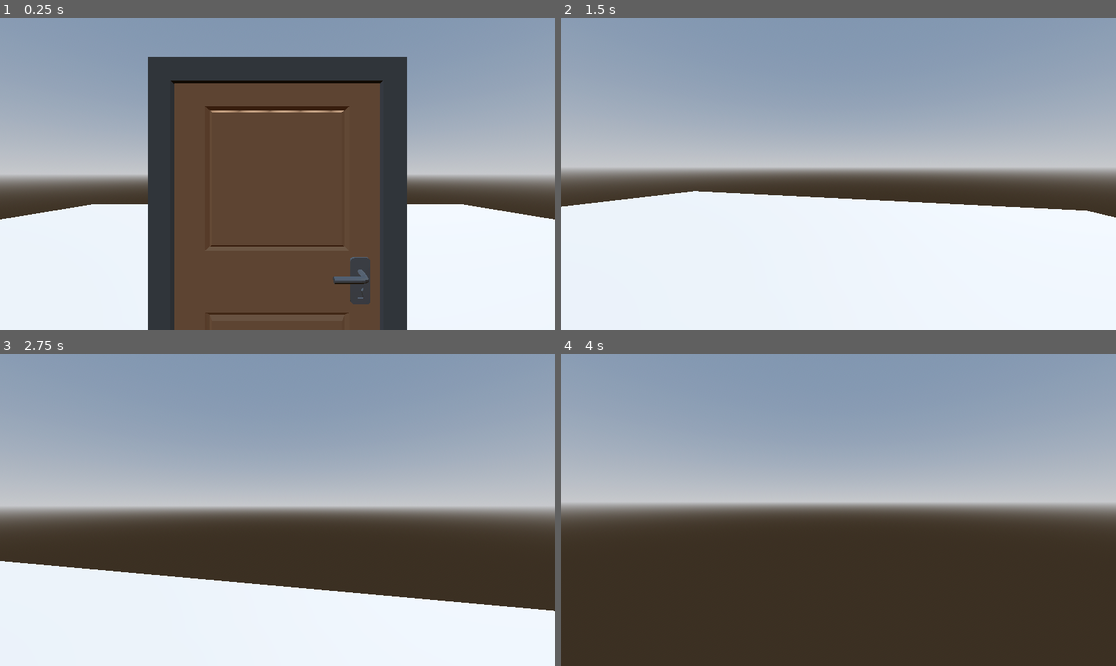
Above: before the commit, frames 1-4 (two rows, left to right).
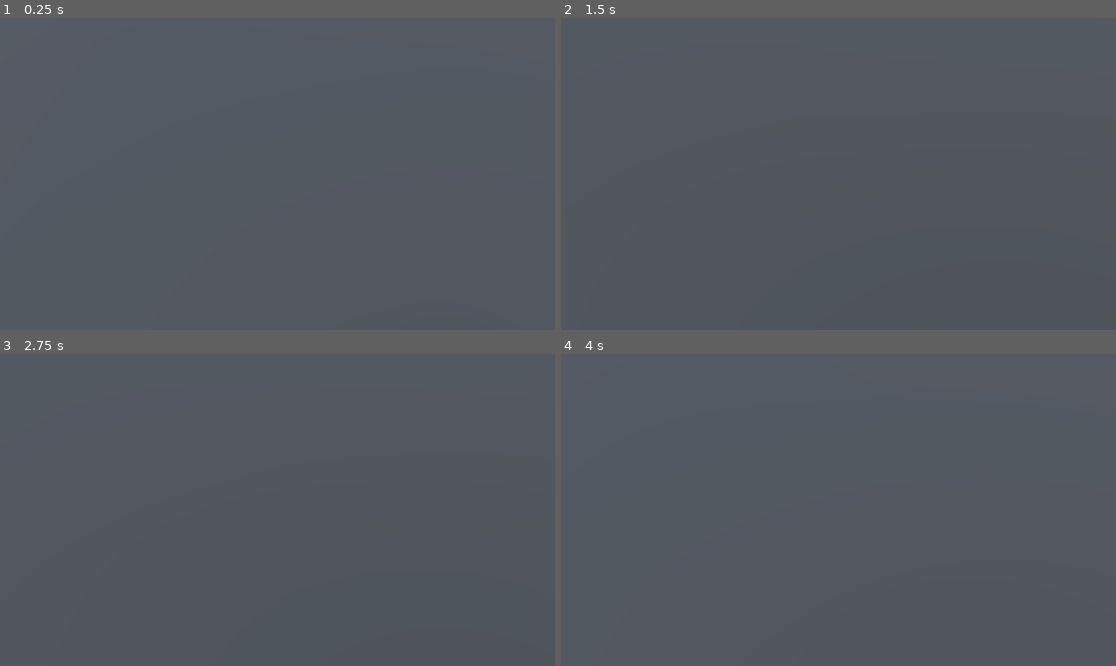
Above: after the commit, the same moments.

Repository: Matteo-Grellier/Dont-go-through-that-door
Game: Godot game, scene res://Scenes/dev-door.tscn
Two runs of this game, one before a commit and one after it. Both use one fixed random seed, a clock stepped at 60 frames per second and the inputs below. The project has no main scene, so this scene is started directly.
Inputs (mouse positions are in pixels of both pictures, inside the frame that each line leads up to):
- Up to frame 1 (0.25 s): no input
- Up to frame 2 (1.5 s): tap Enter (ui_accept) at 0.5, 0.77 s; move the mouse to (960, 158) at 0.52 s; hold D (right) 0.53-1.28 s; click (960, 158) at 0.6 s; move the mouse to (810, 174) at 1.27 s; hold W (forward) from 1.28 s (still down); click (810, 174) at 1.35 s
- Up to frame 3 (2.75 s): keep holding W (forward); tap Enter (ui_accept) at 1.52 s; move the mouse to (288, 503) at 2.02 s; click (288, 503) at 2.1 s
- Up to frame 4 (4 s): keep holding W (forward); move the mouse to (832, 516) at 2.77 s; click (832, 516) at 2.85 s; tap Enter (ui_accept) at 3.02, 3.5, 3.77 s; move the mouse to (877, 513) at 3.52 s; click (877, 513) at 3.6 s

The runs differ from the first frame. In frame 1, 99% of the frame differs, in the area x 0-100%, y 0-100%; in frame 2, 99%; in frame 3, 99%; in frame 4, 99%.

Commit message:
:lipstick: Add sobel filter

Diff:
--- /dev/null
+++ b/Ressources/Shaders/sobelFilter.gdshader
@@ -0,0 +1,85 @@
+shader_type spatial;
+render_mode unshaded, depth_draw_opaque, depth_prepass_alpha;
+
+// Inspired by https://godotshaders.com/shader/3d-pixel-art-outline-highlight-post-processing-shader/
+
+uniform sampler2D DEPTH_TEXTURE : hint_depth_texture, filter_linear_mipmap;
+uniform sampler2D SCREEN_TEXTURE : hint_screen_texture, filter_linear_mipmap;
+uniform sampler2D NORMAL_TEXTURE : hint_normal_roughness_texture, filter_nearest;
+
+
+uniform vec3 shadow_color : source_color = vec3(0.0);
+uniform float shadow_thickness = 1.0;
+
+vec2 getDepth(vec2 screen_uv, sampler2D depth_texture, mat4 inv_projection_matrix){
+	float raw_depth = texture(depth_texture, screen_uv)[0];
+	vec3 normalized_device_coordinates = vec3(screen_uv * 2.0 - 1.0, raw_depth);
+    vec4 view_space = inv_projection_matrix * vec4(normalized_device_coordinates, 1.0);
+	view_space.xyz /= view_space.w;
+	return vec2(-view_space.z, raw_depth);
+}
+
+
+void fragment() {
+	vec2 e = vec2(1./VIEWPORT_SIZE.xy)*1.0;
+
+	float depth_diff = 0.0;
+	float neg_depth_diff = .5;
+
+	vec2 depth_data = getDepth(SCREEN_UV, DEPTH_TEXTURE, INV_PROJECTION_MATRIX);
+	float depth = depth_data.x;
+	vec3 color = texture(SCREEN_TEXTURE, SCREEN_UV).rgb;
+	vec3 c = vec3(0.0);
+
+	vec2 min_depth_data = depth_data;
+	float min_depth = 9999999.9;
+
+
+	vec3 normal = texture(NORMAL_TEXTURE, SCREEN_UV).rgb * 2.0 - 1.0;
+
+	for (float x = -shadow_thickness; x <= shadow_thickness;x += 1.0){
+		for (float y = -shadow_thickness; y <= shadow_thickness; y += 1.0){
+			if ((x == 0.0 && y == 0.0) || (shadow_thickness*shadow_thickness < (x*x + y*y))){
+				continue;
+			}
+
+			vec2 du_data = getDepth(SCREEN_UV+1.0*vec2(x, y)*e, DEPTH_TEXTURE, INV_PROJECTION_MATRIX);
+			vec2 dd_data = getDepth(SCREEN_UV+0.5*vec2(x, y)*e, DEPTH_TEXTURE, INV_PROJECTION_MATRIX);
+
+			float du = du_data.x;
+			float dd = dd_data.x;
+
+			float dd_diff = clamp(abs((depth - dd) - (dd - du)), 0.0, 1.0);
+
+			float val = clamp(abs(depth - du), 0., 1.)/(x*x + y*y)*dd_diff*dd_diff*5000.0;
+
+			val = clamp(val, 0.0, 1.0);
+
+			depth_diff += val;
+
+			if (du < min_depth){
+				min_depth = du;
+				min_depth_data = du_data;
+				c = texture(SCREEN_TEXTURE, SCREEN_UV+vec2(x, y)*e).rgb;
+
+				c *= clamp(0.5+ 0.5*dot(normalize(vec2(x, y)), (vec2(0.0, 1.0))), 0.0, 1.0);
+
+			}
+
+			vec3 nu = texture(NORMAL_TEXTURE, SCREEN_UV+vec2(x, y)*e).rgb * 2.0 - 1.0;
+
+			depth_diff += (1.0-abs(dot(nu, normal)))/max(min(dd, depth), 2.0);
+		}
+	}
+
+
+	depth_diff = smoothstep(0.2, 0.3, depth_diff);
+
+	vec3 final = c*shadow_color;
+	ALBEDO = final;
+
+	float alpha_mask = depth_diff;
+	DEPTH = min_depth_data.y*alpha_mask + depth_data.y*(1.0-alpha_mask);
+	ALPHA = clamp((alpha_mask) * 5., 0., 1.);
+
+}
--- a/Scenes/Player.tscn
+++ b/Scenes/Player.tscn
@@ -1,11 +1,22 @@
-[gd_scene load_steps=5 format=3 uid="uid://13lmgnknxpgw"]
+[gd_scene load_steps=8 format=3 uid="uid://13lmgnknxpgw"]
 
 [ext_resource type="Script" path="res://Scripts/Player.gd" id="1_kg52k"]
 [ext_resource type="PackedScene" uid="uid://ojxu7sy43qkf" path="res://Scenes/interactor.tscn" id="2_pnebu"]
+[ext_resource type="Shader" path="res://Ressources/Shaders/sobelFilter.gdshader" id="3_gse5d"]
 
 [sub_resource type="CapsuleMesh" id="CapsuleMesh_kkgcd"]
 
 [sub_resource type="CapsuleShape3D" id="CapsuleShape3D_0oq0b"]
+
+[sub_resource type="ShaderMaterial" id="ShaderMaterial_jx0ff"]
+render_priority = 0
+shader = ExtResource("3_gse5d")
+shader_parameter/shadow_color = Color(0, 0, 0, 1)
+shader_parameter/shadow_thickness = 1.0
+
+[sub_resource type="QuadMesh" id="QuadMesh_a8lnb"]
+material = SubResource("ShaderMaterial_jx0ff")
+size = Vector2(1.5, 1)
 
 [node name="Player" type="CharacterBody3D"]
 script = ExtResource("1_kg52k")
@@ -22,3 +33,8 @@
 [node name="Camera3D" type="Camera3D" parent="Neck"]
 
 [node name="Interactor" parent="Neck/Camera3D" instance=ExtResource("2_pnebu")]
+
+[node name="SobelFilter" type="MeshInstance3D" parent="Neck/Camera3D"]
+transform = Transform3D(1, 0, 0, 0, 1, 0, 0, 0, 1, 0, 0, -0.37109)
+mesh = SubResource("QuadMesh_a8lnb")
+skeleton = NodePath("../..")
--- a/Scenes/door.tscn
+++ b/Scenes/door.tscn
@@ -162,7 +162,7 @@
 script = ExtResource("1_h4avv")
 
 [node name="DoorPanel" type="StaticBody3D" parent="." groups=["Interactable"]]
-transform = Transform3D(0.5, 0, 0, 0, -2.18557e-08, 0.5, 0, -0.5, -2.18557e-08, -0.489711, 0.0230028, 0)
+transform = Transform3D(0.6, 0, 0, 0, -2.62268e-08, 0.6, 0, -0.6, -2.62268e-08, -0.591716, 0.016747, 0)
 
 [node name="PanelMesh" type="MeshInstance3D" parent="DoorPanel"]
 transform = Transform3D(1, 0, 0, 0, 1, 0, 0, 0, 1, -0.0239604, 0.00175887, 0.131196)
@@ -190,6 +190,6 @@
 shape = SubResource("BoxShape3D_1uwab")
 
 [node name="Cube_002" type="MeshInstance3D" parent="."]
-transform = Transform3D(0.605, 0, 0, 0, -2.18557e-08, 0.071, 0, -0.5, -3.10351e-09, 0, 0, 0)
+transform = Transform3D(0.726, 0, 0, 0, -2.62268e-08, 0.085, 0, -0.6, -3.71547e-09, 0, 0, 0)
 mesh = SubResource("ArrayMesh_rl0u7")
 skeleton = NodePath("")
